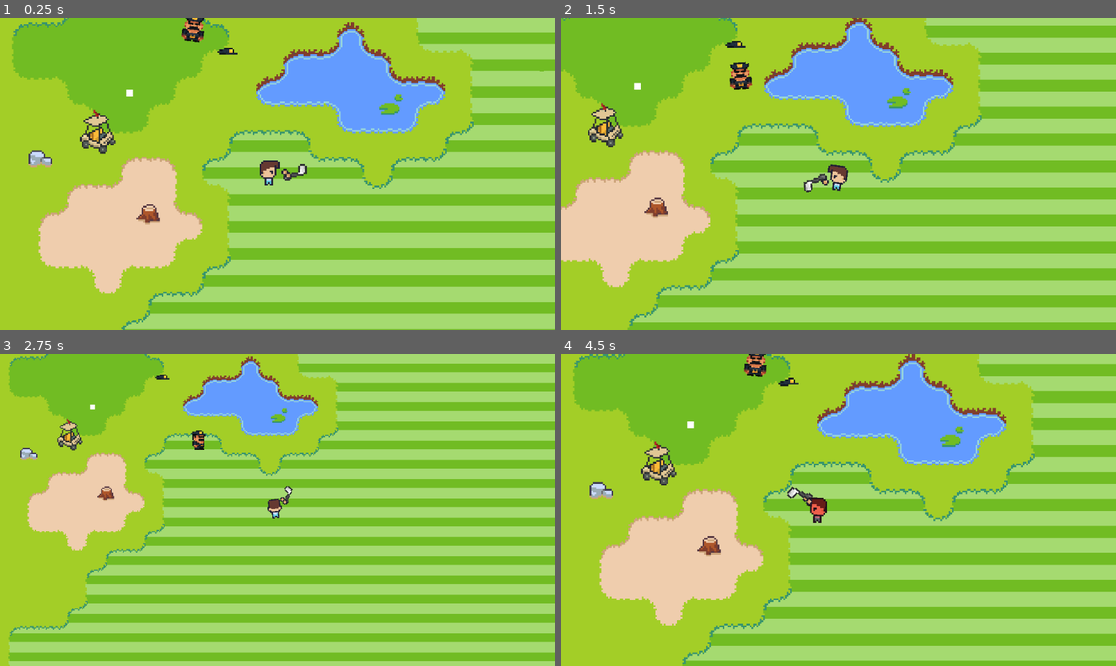
Above: before the commit, frames 1-4 (two rows, left to right).
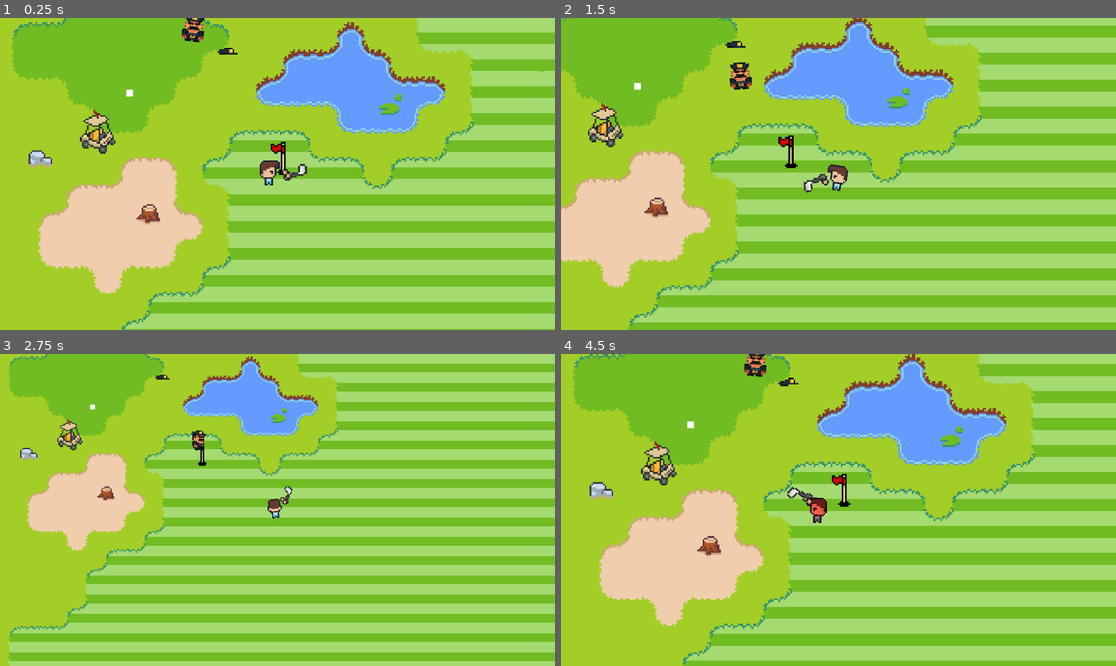
Above: after the commit, the same moments.

Repository: DiegoChiodi/Golf-Godot-HO-MY-GOLF
Game: Godot game, scene res://Scenes/RoomMaster.tscn
The game is run twice, just before and just after one commit, with the same random seed, the same clock (stepped at 60 frames per second) and the same inputs.
Inputs (mouse positions are in pixels of both pictures, inside the frame that each line leads up to):
- Up to frame 1 (0.25 s): no input
- Up to frame 2 (1.5 s): move the mouse to (760, 39) at 0.52 s; press the mouse at (760, 39) at 0.53 s; hold D (move_right) 0.53-1.28 s; move the mouse to (727, 189) at 1.27 s; release the mouse at (727, 189) at 1.28 s; hold S (move_down) from 1.28 s (still down); tap Space (move_space) at 1.35 s
- Up to frame 3 (2.75 s): move the mouse to (333, 441) at 2.02 s; release S (move_down) at 2.03 s; hold D (move_right) from 2.03 s (still down); tap C (press_c) at 2.1 s
- Up to frame 4 (4.5 s): move the mouse to (810, 572) at 2.77 s; release D (move_right) at 2.78 s; hold W (move_up) 2.78-3.53 s; click (810, 572) at 2.85 s; move the mouse to (1005, 556) at 3.52 s; hold A (move_left) from 3.53 s (still down); tap Space (move_space) at 3.6 s; tap R (reset) at 4.15 s; move the mouse to (694, 400) at 4.27 s; tap C (press_c) at 4.35 s

The runs differ from the first frame. In frame 1, 0.2% of the frame differs, in the area x 48-53%, y 39-51%; in frame 2, 0.2%; in frame 3, less than 0.1%; in frame 4, 0.2%, in the area x 48-53%, y 38-49%.

Commit message:
Hole and Flag addition, colission hole with ball initalized

Diff:
--- a/Scenes/Ball.tscn
+++ b/Scenes/Ball.tscn
@@ -5,7 +5,7 @@
 [sub_resource type="CircleShape2D" id="CircleShape2D_7nh6h"]
 radius = 22.0227
 
-[node name="bod_ball" type="Node2D"]
+[node name="bod_ball" type="Node2D" groups=["ball"]]
 script = ExtResource("1_eb1ap")
 
 [node name="Area2D" type="Area2D" parent="."]
--- /dev/null
+++ b/Scenes/Flag.tscn
@@ -0,0 +1,18 @@
+[gd_scene load_steps=3 format=3 uid="uid://cc7xpjtgj8vt0"]
+
+[ext_resource type="Texture2D" uid="uid://dwe0q5s5g6pre" path="res://Art assets/flag.png" id="1_1hkyp"]
+
+[sub_resource type="RectangleShape2D" id="RectangleShape2D_i6t4d"]
+size = Vector2(2, 7)
+
+[node name="Flag" type="Node2D"]
+
+[node name="Sprite2D" type="Sprite2D" parent="."]
+position = Vector2(-3, -12)
+texture = ExtResource("1_1hkyp")
+
+[node name="Area2D" type="Area2D" parent="."]
+
+[node name="CollisionShape2D" type="CollisionShape2D" parent="Area2D"]
+position = Vector2(0, -3.5)
+shape = SubResource("RectangleShape2D_i6t4d")
--- a/Scenes/Hands.gd
+++ /dev/null
@@ -1,20 +0,0 @@
-extends Node2D
-
-@onready var leftHand = $spr_leftHand
-@onready var rightHand = $spr_rightHand
-@onready var area_attack : Area2D = $are_attack
-@onready var colLeft = $are_attack/col_attack
-@onready var colRight = $are_attack/col_attack2
-
-# Called when the node enters the scene tree for the first time.
-func _ready() -> void:
-	pass # Replace with function body.
-
-
-# Called every frame. 'delta' is the elapsed time since the previous frame.
-func _process(delta: float) -> void:
-	pass
-
-func setup(_player : Player) -> void:
-	self.leftHand.setup(_player)
-	self.rightHand.setup(_player)
--- a/Scenes/Hands.tscn
+++ b/Scenes/Hands.tscn
@@ -1,8 +1,8 @@
 [gd_scene load_steps=5 format=3 uid="uid://bxj4qfysdscuf"]
 
 [ext_resource type="Texture2D" uid="uid://doe71l1thfwyl" path="res://Art assets/mao.png" id="1_aorp8"]
-[ext_resource type="Script" uid="uid://6aiw2gpga4fb" path="res://Scenes/Hands.gd" id="1_fk55s"]
-[ext_resource type="Script" uid="uid://drrixkcvu15wc" path="res://Scripts/Characters/Hand.gd" id="2_fk55s"]
+[ext_resource type="Script" uid="uid://6aiw2gpga4fb" path="res://Scripts/Hands.gd" id="1_fk55s"]
+[ext_resource type="Script" uid="uid://drrixkcvu15wc" path="res://Scripts/Hand.gd" id="2_fk55s"]
 
 [sub_resource type="RectangleShape2D" id="RectangleShape2D_fk55s"]
 size = Vector2(4, 4)
--- /dev/null
+++ b/Scenes/Hole.tscn
@@ -0,0 +1,21 @@
+[gd_scene load_steps=4 format=3 uid="uid://irhmbxcjvw8u"]
+
+[ext_resource type="Texture2D" uid="uid://chejm1o8j53pj" path="res://Art assets/Hole.png" id="1_4h5bc"]
+[ext_resource type="Script" uid="uid://4hcuoww5mrub" path="res://Scripts/Flag/Hole.gd" id="1_snr8g"]
+
+[sub_resource type="RectangleShape2D" id="RectangleShape2D_snr8g"]
+size = Vector2(0, 0)
+
+[node name="Hole" type="Node2D"]
+script = ExtResource("1_snr8g")
+
+[node name="Area2D" type="Area2D" parent="." groups=["ball"]]
+
+[node name="CollisionShape2D" type="CollisionShape2D" parent="Area2D"]
+shape = SubResource("RectangleShape2D_snr8g")
+
+[node name="Sprite2D" type="Sprite2D" parent="."]
+scale = Vector2(1.07143, 1)
+texture = ExtResource("1_4h5bc")
+
+[connection signal="area_entered" from="Area2D" to="." method="_on_area_2d_area_entered"]
--- a/Scenes/World.tscn
+++ b/Scenes/World.tscn
@@ -8,6 +8,8 @@
 [ext_resource type="PackedScene" uid="uid://2spk7t200iju" path="res://Scenes/GuardHelmet.tscn" id="6_q2d71"]
 [ext_resource type="PackedScene" uid="uid://dn6xsiot3ogq1" path="res://Scenes/SecurityGuard.tscn" id="7_y7y61"]
 [ext_resource type="PackedScene" uid="uid://c8esk8t6c272h" path="res://Scenes/GolfClub.tscn" id="8_q2d71"]
+[ext_resource type="PackedScene" uid="uid://irhmbxcjvw8u" path="res://Scenes/Hole.tscn" id="9_kn06e"]
+[ext_resource type="PackedScene" uid="uid://cc7xpjtgj8vt0" path="res://Scenes/Flag.tscn" id="10_7yo87"]
 
 [sub_resource type="TileSetAtlasSource" id="TileSetAtlasSource_y7y61"]
 texture = ExtResource("2_5nsto")
@@ -172,3 +174,9 @@
 
 [node name="bod_golfClub" parent="." instance=ExtResource("8_q2d71")]
 position = Vector2(17, 71)
+
+[node name="Hole" parent="." instance=ExtResource("9_kn06e")]
+position = Vector2(97, 127)
+
+[node name="Flag" parent="Hole" instance=ExtResource("10_7yo87")]
+position = Vector2(0, -2)
--- a/Scripts/Characters/Hand.gd
+++ /dev/null
@@ -1,22 +0,0 @@
-extends Sprite2D
-
-@export var hand : int
-var player : Player
-
-func _ready() -> void:
-	z_index = 5 + self.hand
-
-func _process(delta: float) -> void:
-	#position = Vector2.DOWN.rotated(golfClub.rotation) * (10 + self.hand)
-	look_at(get_global_mouse_position())
-	var dirMouse : Vector2 = (get_global_mouse_position() - self.player.global_position).normalized()
-	rotation = dirMouse.angle()
-	global_position = player.global_position + Vector2(10,10) * dirMouse + Vector2(self.hand,self.hand)
-
-	var clubManager = run_manager.clubManager
-
-	if clubManager.actualClub == clubManager.Clubs.HAND:
-		pass
-
-func setup(_player : Player) -> void:
-	self.player = _player
--- /dev/null
+++ b/Scripts/Flag/Hole.gd
@@ -0,0 +1,16 @@
+extends Node2D
+
+
+# Called when the node enters the scene tree for the first time.
+func _ready() -> void:
+	pass # Replace with function body.
+
+
+# Called every frame. 'delta' is the elapsed time since the previous frame.
+func _process(delta: float) -> void:
+	pass
+
+
+func _on_area_2d_area_entered(area: Area2D) -> void:
+	if area.get_parent().is_in_group("ball"):
+		print('a')
--- /dev/null
+++ b/Scripts/Hand.gd
@@ -0,0 +1,22 @@
+extends Sprite2D
+
+@export var hand : int
+var player : Player
+
+func _ready() -> void:
+	z_index = 5 + self.hand
+
+func _process(delta: float) -> void:
+	#position = Vector2.DOWN.rotated(golfClub.rotation) * (10 + self.hand)
+	look_at(get_global_mouse_position())
+	var dirMouse : Vector2 = (get_global_mouse_position() - self.player.global_position).normalized()
+	rotation = dirMouse.angle()
+	global_position = player.global_position + Vector2(10,10) * dirMouse + Vector2(self.hand,self.hand)
+
+	var clubManager = run_manager.clubManager
+
+	if clubManager.actualClub == clubManager.Clubs.HAND:
+		pass
+
+func setup(_player : Player) -> void:
+	self.player = _player
--- /dev/null
+++ b/Scripts/Hands.gd
@@ -0,0 +1,19 @@
+extends Node2D
+
+@onready var leftHand = $spr_leftHand
+@onready var rightHand = $spr_rightHand
+@onready var area_attack : Area2D = $are_attack
+@onready var colLeft = $are_attack/col_attack
+@onready var colRight = $are_attack/col_attack2
+
+# Called when the node enters the scene tree for the first time.
+func _ready() -> void:
+	pass # Replace with function body.
+
+# Called every frame. 'delta' is the elapsed time since the previous frame.
+func _process(delta: float) -> void:
+	pass
+
+func setup(_player : Player) -> void:
+	self.leftHand.setup(_player)
+	self.rightHand.setup(_player)
--- a/project.godot
+++ b/project.godot
@@ -26,6 +26,7 @@
 colHb=""
 player=""
 colInteract=""
+ball=""
 
 [input]
 
Binary file changed: Art assets/flag.png
Not shown: 1 places in Scenes/World.tscn that only renumber resources
Not shown, added: Scripts/Flag/Hole.gd.uid
Renamed: Scripts/Characters/Hand.gd.uid -> Scripts/Hand.gd.uid
Renamed: Scenes/Hands.gd.uid -> Scripts/Hands.gd.uid
Not shown, changed: export_presets.cfg
Not shown, removed: Builds/1.0.0.0/game.1.0.console.exe
Not shown, changed: Builds/1.0.0.0/game.1.0.exe
Not shown, added: Builds/1.0.0.0/game.console.exe
Not shown, changed: Builds/1.0.0.0/game.exe
